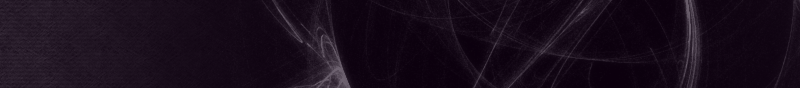
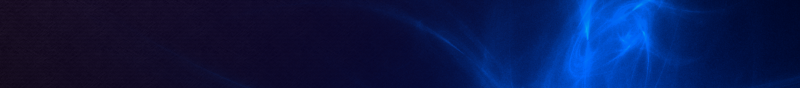
The second 800 x 88 image is a revision of the first. Changes to its layers:
added layer "Color#1" (20%) above "Color" over [0, 0, 800, 88]
"Color": opacity 15% → 20%, painted on it, masked it over [0, 0, 800, 88]
removed layer "Flame Softglow" (was 20%) over [0, 0, 800, 88]
"Flame": opacity 20% → 100%, painted on it, masked it over [0, 0, 800, 88]
"Flame Blur": opacity 20% → 100%, painted on it, masked it over [0, 0, 800, 88]
removed layer "Paper copy" (was 15%) over [0, 0, 800, 88]
added layer "Stripes" (15%) above "Paper" over [0, 0, 698, 88]
added layer "Paper" (20%) above "Base" over [0, 0, 700, 88]
renamed "Paper" to "Base", opacity 25% → 20%, painted on it over [0, 0, 800, 88]
